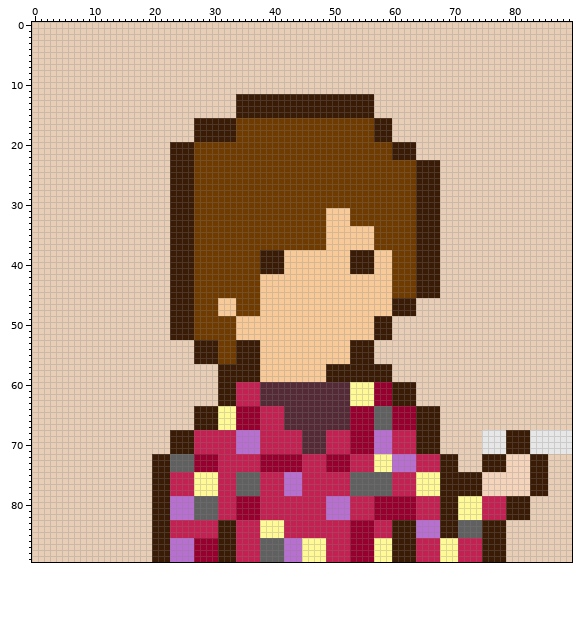
Two states of a sprite sheet, themes/orangebomb/static/images/author.png. This is how it looked before the edit.
The file is 90x90 pixels.
Now the later version:
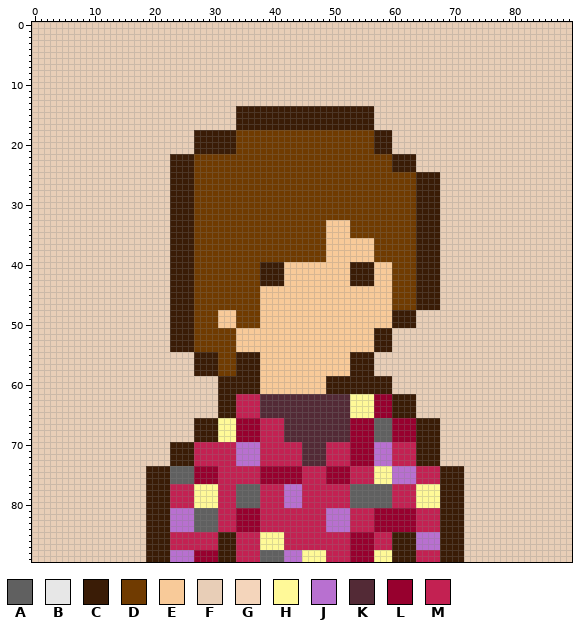
Palette (. is transparent): A #606060  B #e7e7e7  C #3a1c06  D #703b01  E #f8ca99  F #e8ceb7  G #f4d5bb  H #fff998  J #b870d0  K #532a36  L #97002e  M #c32152
The author wrote: author.pngのマイナーチェンジ
Difference:
Changed rows in their new state; - is an unchanged pixel.
first column x 23:
12 -----------FFFFFFFFFFFFFFFFFFFFFFF-----------
13 -----------FFFFFFFFFFFFFFFFFFFFFFF-----------
16 ----FFFFFFFCCCCCCCCCCCCCCCCCCCCCCCFFF--------
17 ----FFFFFFFCCCCCCCCCCCCCCCCCCCCCCCFFF--------
20 FFFFCCCCCCC-----------------------CCCFFFF----
21 FFFFCCCCCCC-----------------------CCCFFFF----
23 -------------------------------------CCCCFFFF
24 -------------------------------------CCCCFFFF
first column x 19:
31 ------------------------------DDDD-------------------------------------
32 ------------------------------DDDD-------------------------------------
34 ----------------------------------DDDD---------------------------------
35 ----------------------------------DDDD---------------------------------
38 -------------------DDDDDDDDDDD----EEEEDDD------------------------------
39 -------------------DDDDDDDDDDD----EEEEDDD------------------------------
42 -------------------CCCC-----------CCCC---------------------------------
43 -------------------CCCC-----------CCCC---------------------------------
46 ------------DDD--------------------------DDDDCCCC----------------------
47 ------------DDD--------------------------DDDDCCCC----------------------
49 ------------EEEDDDD-------------------EEECCCC--------------------------
50 ------------EEEDDDD-------------------EEECCCC--------------------------
53 ----CCCCDDDD---EEEE---------------EEEECCC------------------------------
54 ----CCCCDDDD---EEEE---------------EEEECCC------------------------------
57 --------CCCCDDD---------------EEEE----FFF------------------------------
58 --------CCCCDDD---------------EEEE----FFF------------------------------
60 ---------------CCCCEEEEEEEEEEECCCCCCCCCCCFFFF--------------------------
61 ---------------CCCCEEEEEEEEEEECCCCCCCCCCCFFFF--------------------------
64 --------FFFFCCCMMMMKKKK-----------HHHHLLLCCCCFFFF----------------------
65 --------FFFFCCCMMMMKKKK-----------HHHHLLLCCCCFFFF----------------------
68 ----FFFFCCCCHHHLLLL----KKK----KKKK----AAALLLL-----------FFFFFFFFFFFFFFF
69 ----FFFFCCCCHHHLLLL----KKK----KKKK----AAALLLL-----------FFFFFFFFFFFFFFF
70 --------------------------------------------------------FFFFFFFFFFFFFFF
71 --------------------------------------------------------FFFFFFFFFFFFFFF
72 -FFFCCCCMMMM---JJJJMMMMMMMKKKKMMMMLLLLJJJMMMMCCCCFFF----FFFFFFFFFFF----
73 -FFFCCCCMMMM---JJJJMMMMMMMKKKKMMMMLLLLJJJMMMMCCCCFFF----FFFFFFFFFFF----
74 C---------------------------------------------------C---FFFFFFFFFFF----
75 C---AAAALLLL---MMMMLLLLLLL----LLLLMMMMHHHJJJJMMMM----FFFFFFFFFFFFFF----
76 C---AAAALLLL---MMMMLLLLLLL----LLLLMMMMHHHJJJJMMMM----FFFFFFFFFFFFFF----
77 C----------------------------------------------------FFFFFFFFFFFFFF----
78 C----------------------------------------------------FFFFFFFFFFFFFF----
79 C---MMMMHHHH---AAAA----JJJ----MMMMAAAAAAAMMMMHHHH---CFFFFFFFFFFF-------
80 C---MMMMHHHH---AAAA----JJJ----MMMMAAAAAAAMMMMHHHH---CFFFFFFFFFFF-------
81 C---------------------------------------------------CFFFFFFFFFFF-------
82 C---------------------------------------------------CFFFFFFFFFFF-------
83 C---JJJJAAAAMMMLLLLMMMM-------JJJJMMMMLLLLLLLMMMM---CFFFFFFF-----------
84 C---JJJJAAAAMMMLLLLMMMM-------JJJJMMMMLLLLLLLMMMM---CFFFFFFF-----------
85 C---------------------------------------------------CFFFFFFF-----------
86 C---MMMMMMMM-------HHHHMMMMMMM--------MMM----JJJJCCCCFFFFFFF-----------
87 C---MMMMMMMM-------HHHHMMMMMMM--------MMM----JJJJCCCCFFFFFFF-----------
88 C------------------------------------------------CCCCFFFFFFF-----------
89 C------------------------------------------------CCCCFFFFFFF-----------
Pixel boxes of the changes (left, top, right, bottom) in both pictures:
changed: (170, 94, 440, 172)
changed: (146, 208, 572, 562)
